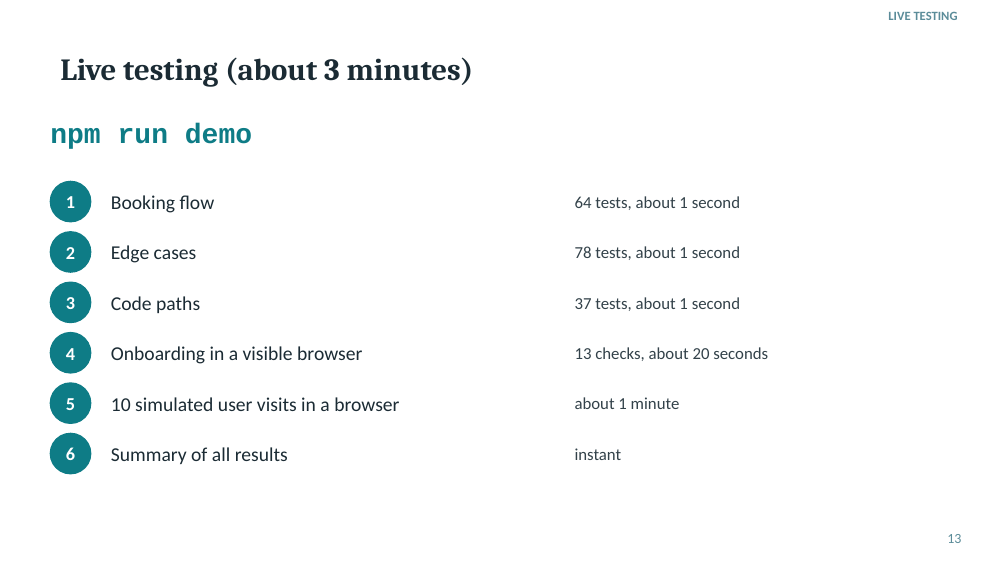
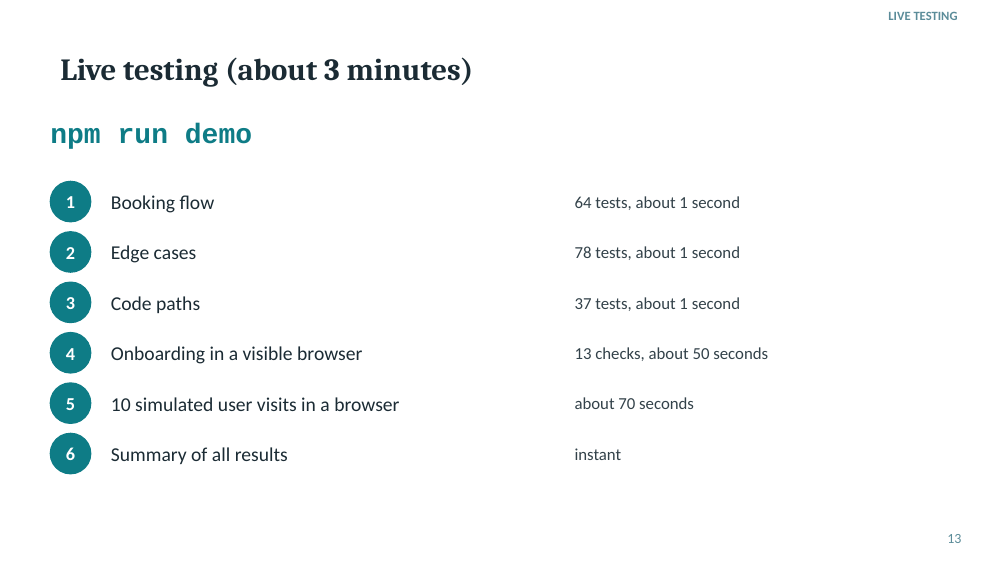
Before and after one commit to JaydenManyrath/Perch, a slide deck: slide 13 of docs/testing/demo/Perch_Testing_Demo.pptx. Drawn at 1008x567 pixels with LibreOffice and Linux fonts; fonts in the diff are those of the drawing. Boxes give left, top, right and bottom in pixels: in the first picture for what was removed or moved away, otherwise in the second. Text is boxed around its words. In the diff, an @@ line names an element or a change of style, - is before the commit and + after.

```diff
--- a/docs/testing/demo/Perch_Testing_Demo.pptx
+++ b/docs/testing/demo/Perch_Testing_Demo.pptx
@@ text at (x1=575, y1=347, x2=768, y2=361): text changed @@
-13 checks, about 20 seconds
+13 checks, about 50 seconds
@@ text at (x1=575, y1=397, x2=694, y2=409): text changed @@
-about 1 minute
+about 70 seconds
```
Also in this commit, not shown: 6 other files.
